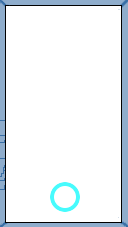
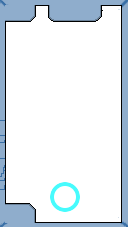
Layered file, before and after one edit (128x227). Changes by layer:
added layer "Score" above "OuterArea" over left=5, top=5, right=103, bottom=223
